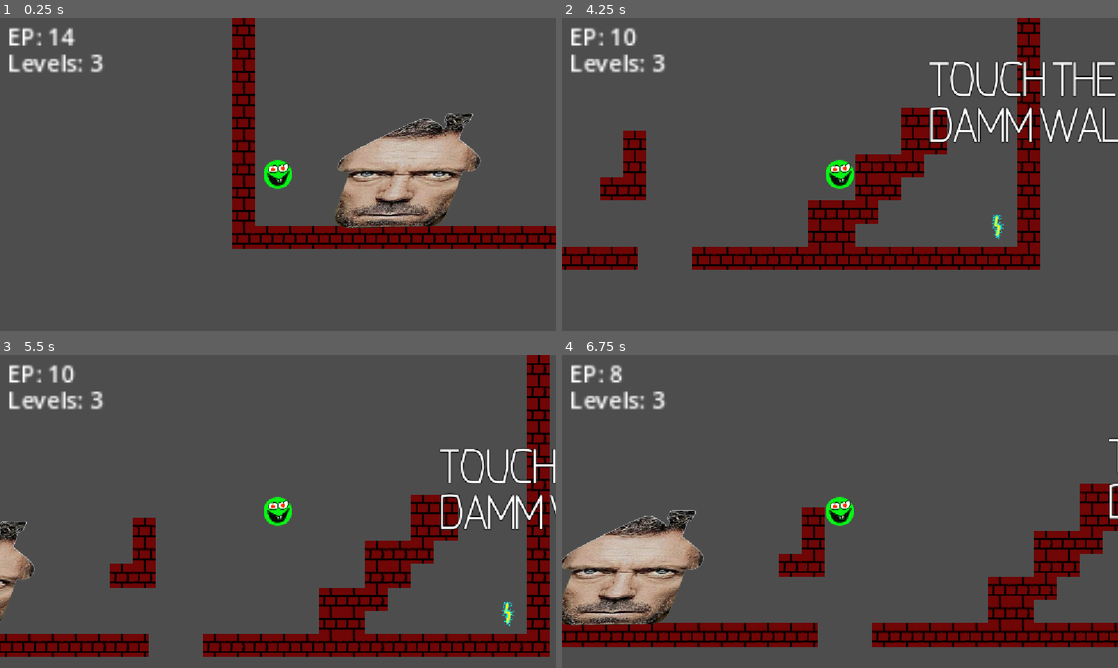
Above: before the commit, frames 1-4 (two rows, left to right).
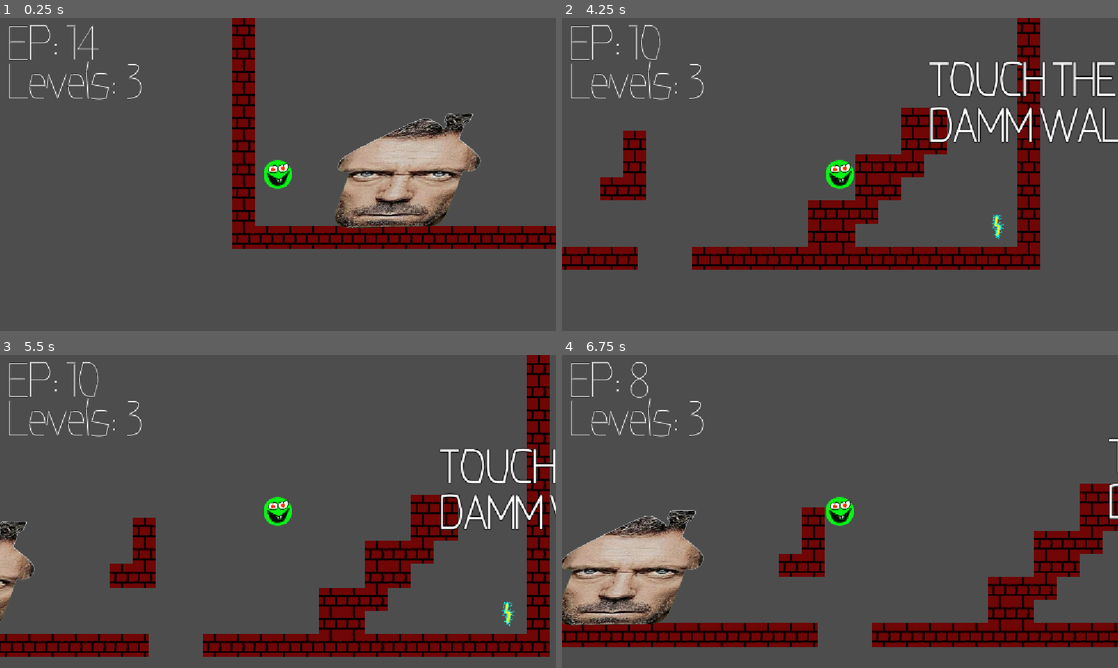
Above: after the commit, the same moments.

Repository: Legendari-debili/Homesickness
Game: Godot game, scene res://Objects/game.tscn
Same seed, same stepped clock (60 frames per second), same inputs: the game is played once before the commit and once after it.
Inputs:
- Up to frame 1 (0.25 s): no input
- Up to frame 2 (4.25 s): hold Space (launch) 0.53-1.28 s; hold D (right) 0.53-2.03 s; tap Space (launch) at 1.35, 2.85 s; hold A (left) 2.03-2.78 s; hold Space (launch) 2.03-2.78 s; hold D (right) from 2.78 s (still down); hold Space (launch) from 3.53 s (still down)
- Up to frame 3 (5.5 s): release D (right) at 4.28 s; release Space (launch) at 4.28 s; hold A (left) 4.28-5.03 s; tap Space (launch) at 4.35 s; hold D (right) from 5.03 s (still down); hold Space (launch) from 5.03 s (still down)
- Up to frame 4 (6.75 s): release D (right) at 5.78 s; release Space (launch) at 5.78 s; hold A (left) from 5.78 s (still down); tap Space (launch) at 5.85 s; hold Space (launch) from 6.53 s (still down)

The runs differ from the first frame. In frame 1, 1.4% of the frame differs, in the area x 1-26%, y 2-27%; in frame 2, 1.4%; in frame 3, 1.4%; in frame 4, 1.3%.

Commit message:
Added a new font
Added the Miscellaneous folder which contains the newly added font and the window icon. Renamed ep_label to stats_label as it doesn't only display the player's EP.

Diff:
--- a/Objects/game.tscn
+++ b/Objects/game.tscn
@@ -2,6 +2,7 @@
 
 [ext_resource type="Script" uid="uid://bh1w0rmesvx81" path="res://Scripts/game.gd" id="1_m6s4v"]
 [ext_resource type="PackedScene" uid="uid://k4brlpxyg81a" path="res://Objects/ball.tscn" id="2_mu4qh"]
+[ext_resource type="FontFile" uid="uid://dletofr8xn4rs" path="res://Miscellaneous/DiabolikFont.ttf" id="3_sx1sf"]
 [ext_resource type="PackedScene" uid="uid://ccbxhu3ii3kkq" path="res://Levels/level1.tscn" id="5_o2f4f"]
 [ext_resource type="AudioStream" uid="uid://bbomv4x4a6jt6" path="res://SFX/balls_plus.mp3" id="5_o4phl"]
 [ext_resource type="AudioStream" uid="uid://c376iohg1y0xl" path="res://SFX/launch.mp3" id="6_34uq3"]
@@ -24,12 +25,16 @@
 position = Vector2(0, -30)
 scale = Vector2(3, 3)
 
-[node name="EPLabel" type="Label" parent="Player" unique_id=1836899178]
-offset_left = -186.66667
-offset_top = -107.00001
-offset_right = -146.66667
-offset_bottom = -84.00001
+[node name="StatsLabel" type="Label" parent="Player" unique_id=1836899178]
+offset_left = -187.0
+offset_top = -103.33333
+offset_right = -111.66667
+offset_bottom = -65.33333
+theme_override_colors/font_outline_color = Color(0, 0, 0, 1)
 theme_override_constants/line_spacing = -5
+theme_override_constants/outline_size = 2
+theme_override_fonts/font = ExtResource("3_sx1sf")
+theme_override_font_sizes/font_size = 32
 text = "EP:
 Levels: "
 
--- a/Scripts/player.gd
+++ b/Scripts/player.gd
@@ -7,7 +7,7 @@
 
 @onready var balls_plus_audio = $BallsPlus
 @onready var launch_audio = $Launch
-@onready var ep_label = $EPLabel
+@onready var stats_label = $StatsLabel
 
 func _physics_process(delta: float) -> void:
 	if not is_on_floor():
@@ -42,12 +42,12 @@
 
 		await get_tree().create_timer(5).timeout
 
+		lose_text.visible = false
 		get_tree().paused = false
-		lose_text.visible = false
 		get_tree().call_deferred("reload_current_scene")
 		Globals.reset_global_variables()
 		Globals.level_count = 3
 
 	if Input.is_action_pressed("quit"): get_tree().quit()
 
-	ep_label.text = "EP: " + str(Globals.ep) + "\nLevels: " + str(Globals.level_count)
+	stats_label.text = "EP: " + str(Globals.ep) + "\nLevels: " + str(Globals.level_count)
--- a/project.godot
+++ b/project.godot
@@ -13,7 +13,7 @@
 config/name="Homesickness"
 run/main_scene="uid://cvcdxm66k3ha6"
 config/features=PackedStringArray("4.7", "Mobile")
-config/icon="res://icon.svg"
+config/icon="res://Miscellaneous/icon.svg"
 
 [autoload]
 
Binary file added: Miscellaneous/DiabolikFont.ttf
Not shown, added: Miscellaneous/DiabolikFont.ttf.import
Renamed: icon.svg -> Miscellaneous/icon.svg
Not shown, changed: Miscellaneous/icon.svg.import
